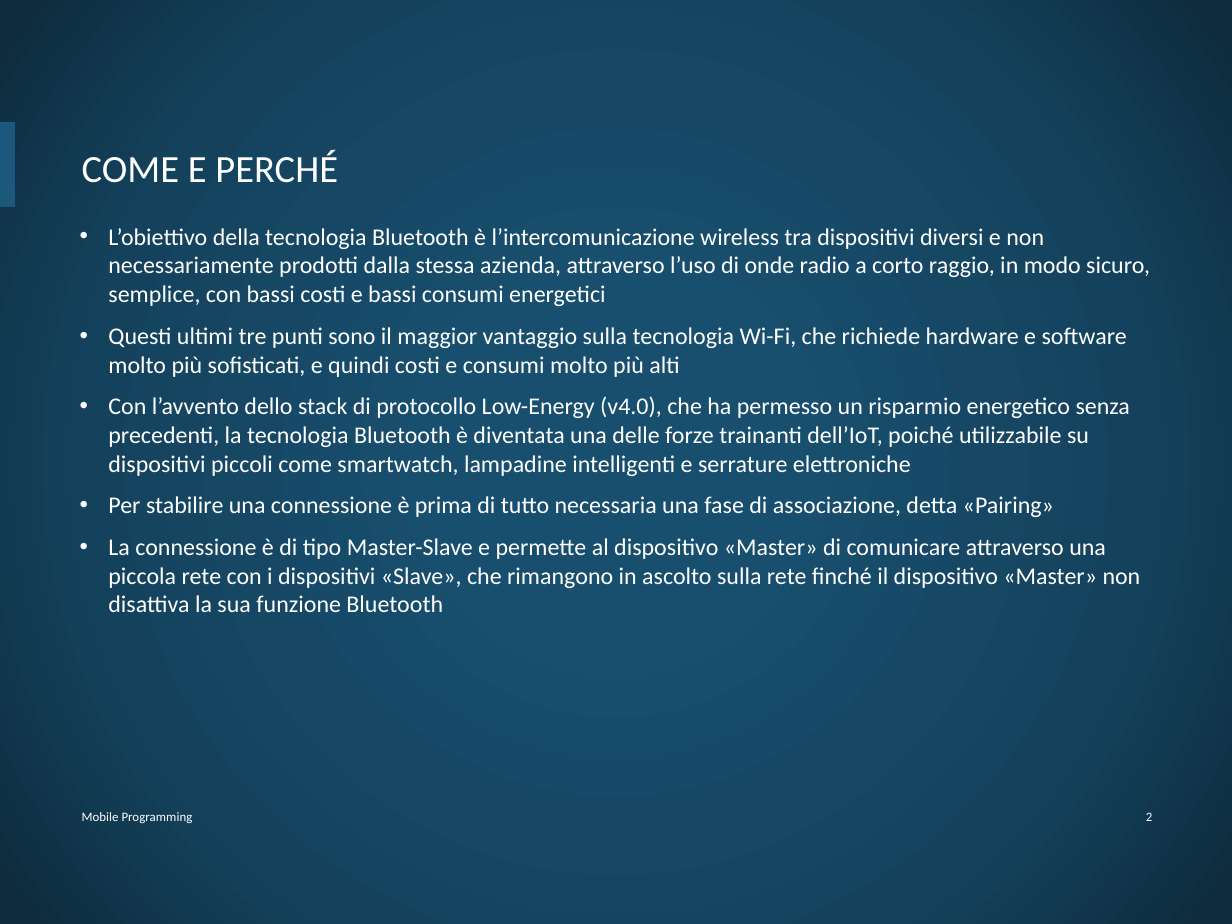
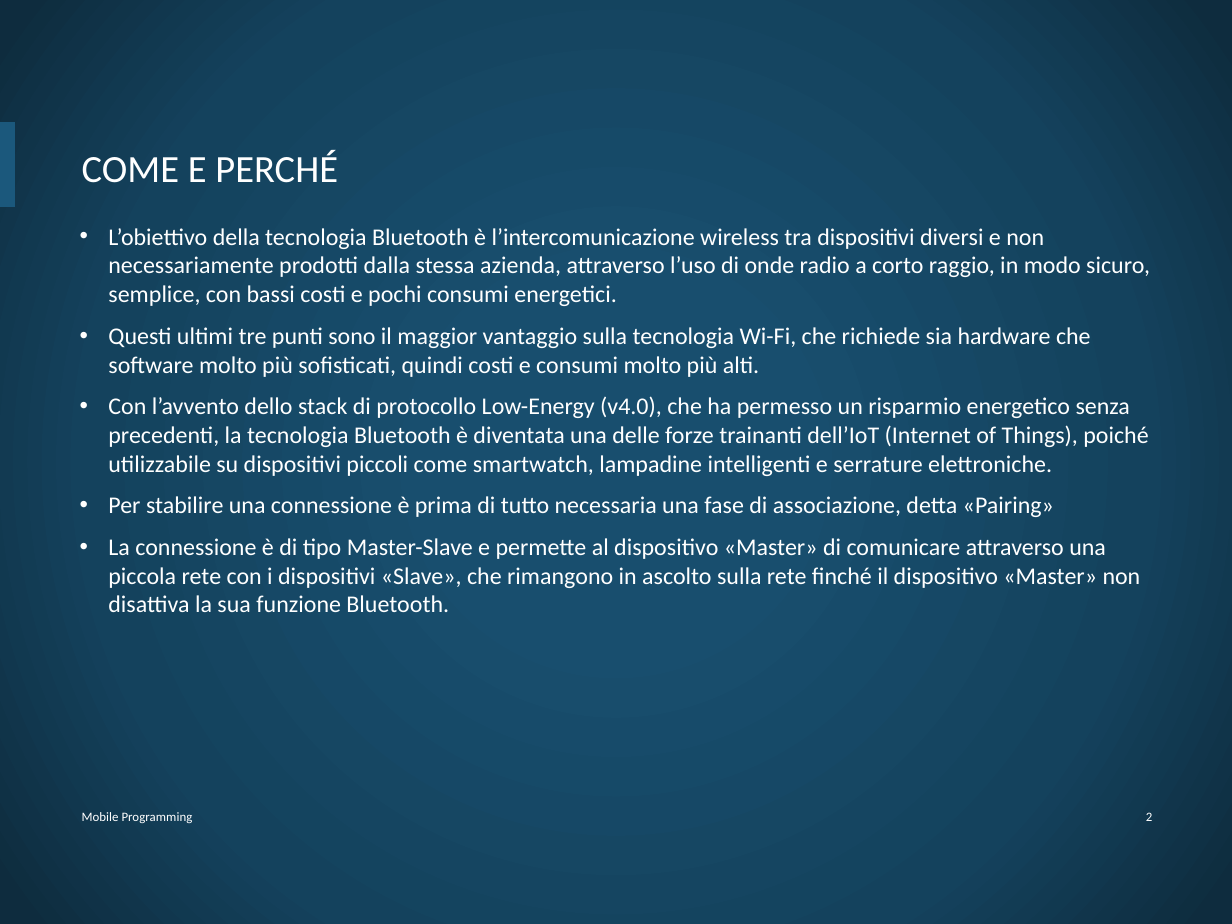
Before and after one commit to DiBattistaMattia/esoneroMP, a slide deck: slide 3 of esoneroMP.pptx. Drawn at 1232x924 pixels with LibreOffice and Linux fonts; fonts in the diff are those of the drawing; background and template pictures are left out. Boxes give left, top, right and bottom in pixels: in the first picture for what was removed or moved away, otherwise in the second. Text is boxed around its words. In the diff, an @@ line names an element or a change of style, - is before the commit and + after.

Commit message:
slides

```diff
--- a/esoneroMP.pptx
+++ b/esoneroMP.pptx
@@ text at [108, 228, 1150, 476]: text changed @@
-• L’obiettivo della tecnologia Bluetooth è l’intercomunicazione wireless tra dispositivi diversi e non necessariamente prodotti dalla stessa azienda, attraverso l’uso di onde radio a corto raggio, in modo sicuro, semplice, con bassi costi e bassi consumi energetici
-• Questi ultimi tre punti sono il maggior vantaggio sulla tecnologia Wi-Fi, che richiede hardware e software molto più sofisticati, e quindi costi e consumi molto più alti
-• Con l’avvento dello stack di protocollo Low-Energy (v4.0), che ha permesso un risparmio energetico senza precedenti, la tecnologia Bluetooth è diventata una delle forze trainanti dell’IoT, poiché utilizzabile su dispositivi piccoli come smartwatch, lampadine intelligenti e serrature elettroniche
+• L’obiettivo della tecnologia Bluetooth è l’intercomunicazione wireless tra dispositivi diversi e non necessariamente prodotti dalla stessa azienda, attraverso l’uso di onde radio a corto raggio, in modo sicuro, semplice, con bassi costi e pochi consumi energetici.
+• Questi ultimi tre punti sono il maggior vantaggio sulla tecnologia Wi-Fi, che richiede sia hardware che software molto più sofisticati, quindi costi e consumi molto più alti.
+• Con l’avvento dello stack di protocollo Low-Energy (v4.0), che ha permesso un risparmio energetico senza precedenti, la tecnologia Bluetooth è diventata una delle forze trainanti dell’IoT (Internet of Things), poiché utilizzabile su dispositivi piccoli come smartwatch, lampadine intelligenti e serrature elettroniche.
@@ text at [108, 538, 1141, 612]: text changed @@
-• La connessione è di tipo Master-Slave e permette al dispositivo «Master» di comunicare attraverso una piccola rete con i dispositivi «Slave», che rimangono in ascolto sulla rete finché il dispositivo «Master» non disattiva la sua funzione Bluetooth
+• La connessione è di tipo Master-Slave e permette al dispositivo «Master» di comunicare attraverso una piccola rete con i dispositivi «Slave», che rimangono in ascolto sulla rete finché il dispositivo «Master» non disattiva la sua funzione Bluetooth.
```
Also in this commit, not shown: 13 other slides changed, 1 other file.
